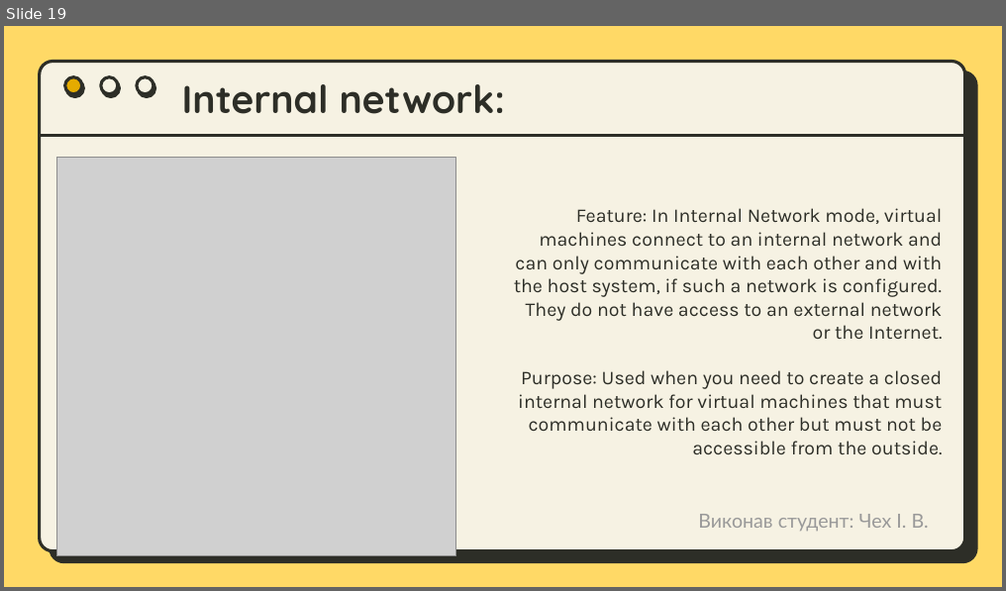
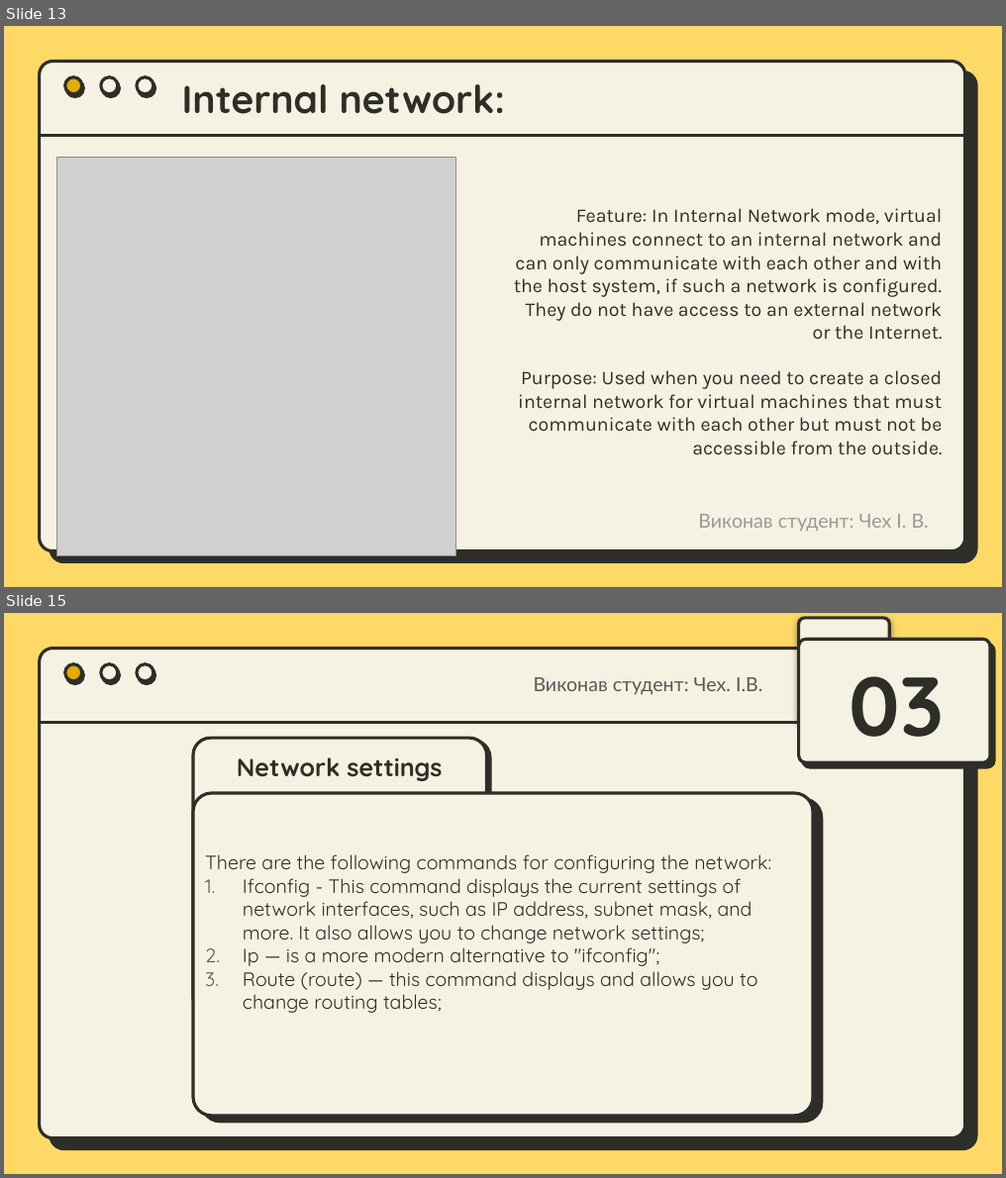
Before and after one commit to IvanChekh/MatematicainsLivesMatter, a slide deck: Workcase №3 .pptx. Shown one above the other, each under a label of ours: slide 19 before the commit, slides 13 and 15 after it; the slides between them are not shown. The pictures are 1006x591 and 1006x1178 pixels, drawn with LibreOffice and Linux fonts; fonts in the diff are those of the drawing; grey boxes stand for pictures. Boxes give left, top, right and bottom in pixels: in the first picture for what was removed or moved away, otherwise in the second. Text is boxed around its words. In the diff, an @@ line names an element or a change of style, - is before the commit and + after.

```diff
--- a/Workcase №3 .pptx
+++ b/Workcase №3 .pptx
@@ slide 15 added at bbox=[4, 613, 1002, 1174], background #FFD966; not listed: 5 template elements that a slide beside it also shows @@
@@ rounded rectangle added at bbox=[798, 618, 889, 724], fill #F6F2E3, outline #2D2E27 2.25 pt @@
@@ rounded rectangle added at bbox=[798, 639, 990, 762], fill #F6F2E3, outline #2D2E27 2.25 pt @@
@@ text added at bbox=[534, 677, 762, 695], 14 pt, text #595959 @@
+Виконав студент: Чех. І.В.
@@ text added at bbox=[849, 676, 944, 737], 60 pt, text #2D2E27, bold @@
+03
@@ rounded rectangle added at bbox=[193, 738, 486, 1014], fill #F6F2E3, outline #2D2E27 2.25 pt @@
@@ title added at bbox=[237, 758, 442, 781], 18 pt, text #2D2E27, bold @@
+Network settings
@@ rounded rectangle added at bbox=[193, 793, 812, 1116], fill #F6F2E3, outline #2D2E27 2.25 pt @@
@@ subtitle added at bbox=[205, 855, 771, 1013], 14 pt, text #2D2E27 @@
+There are the following commands for configuring the network:
+1. Ifconfig - This command displays the current settings of network interfaces, such as IP address, subnet mask, and more. It also allows you to change network settings;
+2. Ip — is a more modern alternative to "ifconfig";
+3. Route (route) — this command displays and allows you to change routing tables;
@@ what was slide 19 is now slide 13 @@
```
Also in this commit, not shown: 7 slides changed, 7 other slides added, 8 slides removed.
